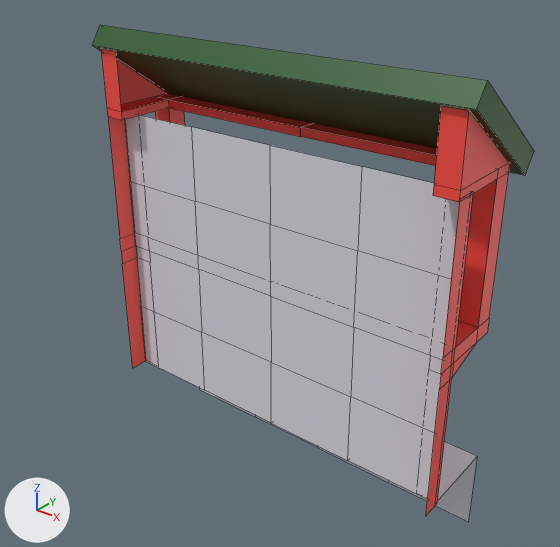
Renders of the FBX model Assets/Models/Chinese_House.fbx from each side of a commit.
Camera for both pictures: a camera (50 mm lens) standing at (9.88, -12.01, 11.6) and looking at (0.07, 0.25, 3.99). Every picture has the same lights, and +X, +Y and +Z are marked at lower left. Mesh edges are drawn as thin lines. Where no turn or scale is listed for an object, it has been applied to the vertices.

Objects in the first picture: 'Frame', 'Main', 'Roof'.
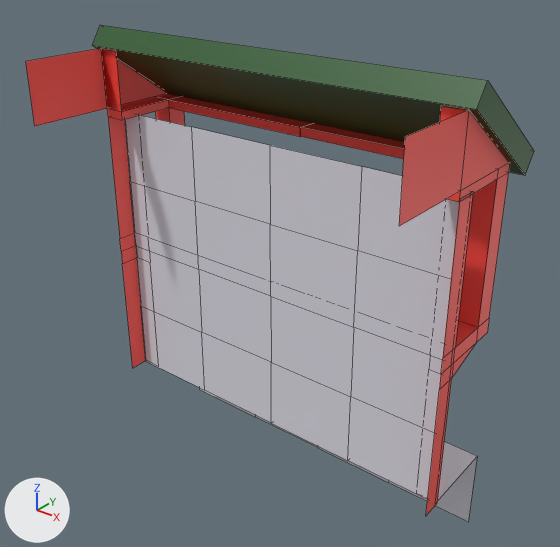
Changed parts and their boxes [x1, y1, x2, y2] in the pictures (560 x 547 px):
'Frame', reshaped (19% wider)
    before: [102, 49, 510, 515]
    after: [26, 48, 510, 515]
part 1 of me_plane_001, added (brown)
    after: [26, 48, 469, 226]

Diff of the bpy script that builds the scene:
```diff
--- a/Assets/Models/Chinese_House.fbx.py
+++ b/Assets/Models/Chinese_House.fbx.py
@@ me_plane_001 @@
 me_plane_001.from_pydata(...)  # 92 vertices, 80 faces; spans x -4.52..4.52, y -1.96..0.04, z 0.0..8.52
 # used by ob_frame; location = (0.0, 1.5, 0.0)
 # verts and faces of me_plane_001; kept vertices keep their numbers, new ones are numbered from 92
 # before: 37 (4.52, -1.96, 7.15) at pixel (460, 190), 43 (4.52, -1.96, 8.52) at pixel (469, 109), 83 (-4.52, -1.96, 7.15) at pixel (107, 108), 89 (-4.52, -1.96, 8.52) at pixel (101, 48)
+# me_plane_001 part 1
+for new, old in zip([*range(92, 96)], [37, 43, 83, 89]): verts[new] = verts[old] + (0.0, -2.0, 0.0)
+faces += [(83, 94, 95, 89), (37, 43, 93, 92)]
 me_plane_001.materials.append(mat_beam)
```
